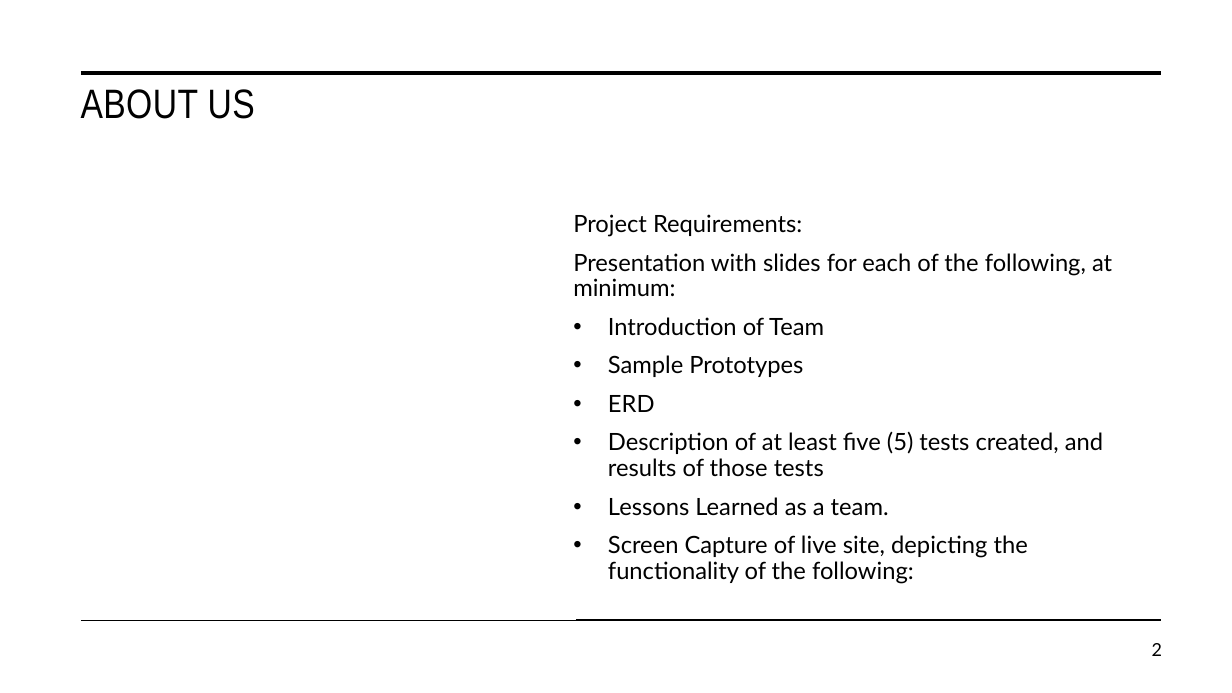
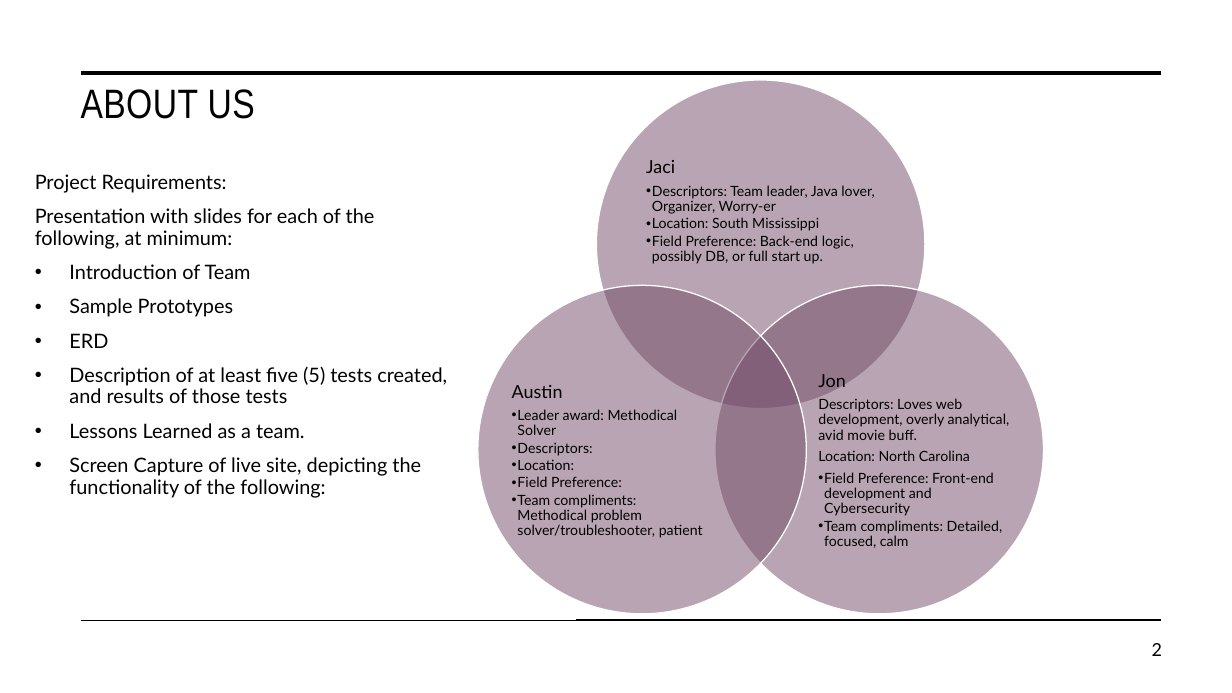
Before and after one commit to JKBrown11/Moffat-Bay, a slide deck: slide 2 of Presentation_Files/ROUGH_MBLodge_group1.pptx. Drawn at 1232x693 pixels with LibreOffice and Linux fonts; fonts in the diff are those of the drawing. Boxes give left, top, right and bottom in pixels: in the first picture for what was removed or moved away, otherwise in the second. Text is boxed around its words. In the diff, an @@ line names an element or a change of style, - is before the commit and + after.

Commit message:
Updating presentation with prototype, ERD, and some about us/ lessons content

```diff
--- a/Presentation_Files/ROUGH_MBLodge_group1.pptx
+++ b/Presentation_Files/ROUGH_MBLodge_group1.pptx
@@ text "Project Requirements:": place and size @@
-text "Project Requirements:" at bbox=[573, 214, 1112, 584]
+text "Project Requirements:" at bbox=[35, 174, 447, 498]
@@ text "Project Requirements:" at bbox=[35, 174, 447, 498]: size 18.5 to 15.5 pt @@
@@ group added at bbox=[478, 80, 1044, 615]: 3 ellipses, 3 texts @@
+Jaci
+  • Descriptors: Team leader, Java lover, Organizer, Worry-er
+  • Location: South Mississippi
+  • Field Preference: Back-end logic, possibly DB, or full start up.
+Jon
+  • Descriptors: Loves web development, overly analytical, avid movie buff.
+    Location: North Carolina
+    Field Preference: Front-end development and Cybersecurity
+  • Team compliments: Detailed, focused, calm
+Austin
+  • Leader award: Methodical Solver
+  • Descriptors:
+  • Location:
+  • Field Preference:
+  • Team compliments: Methodical problem solver/troubleshooter, patient
```
Also in this commit, not shown: 1 other slide changed, 6 slides added, 3 slides removed, 2 other files.
